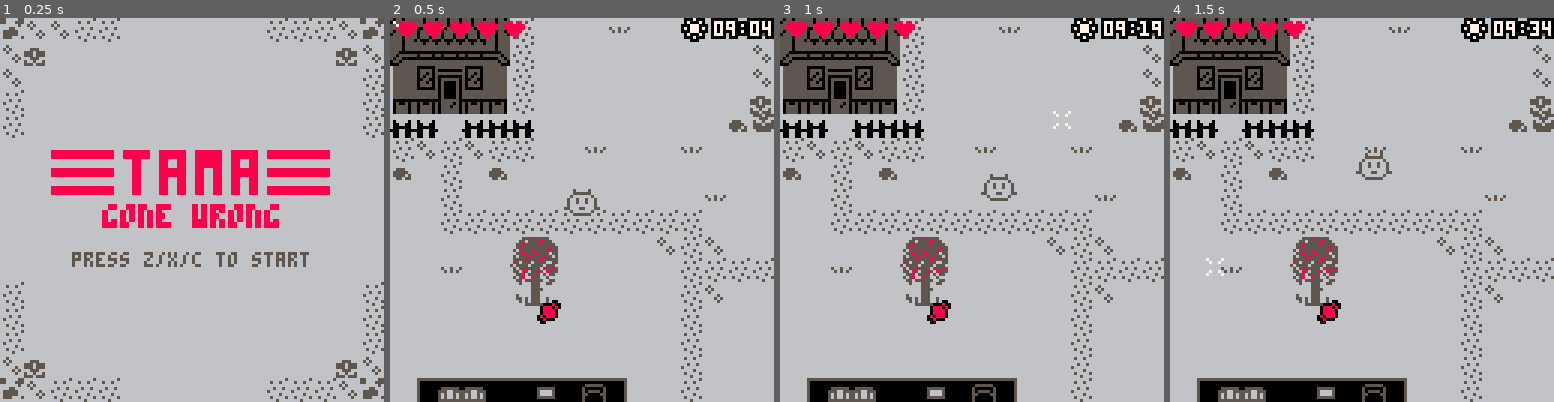
Above: before the commit, frames 1-4 (left to right).
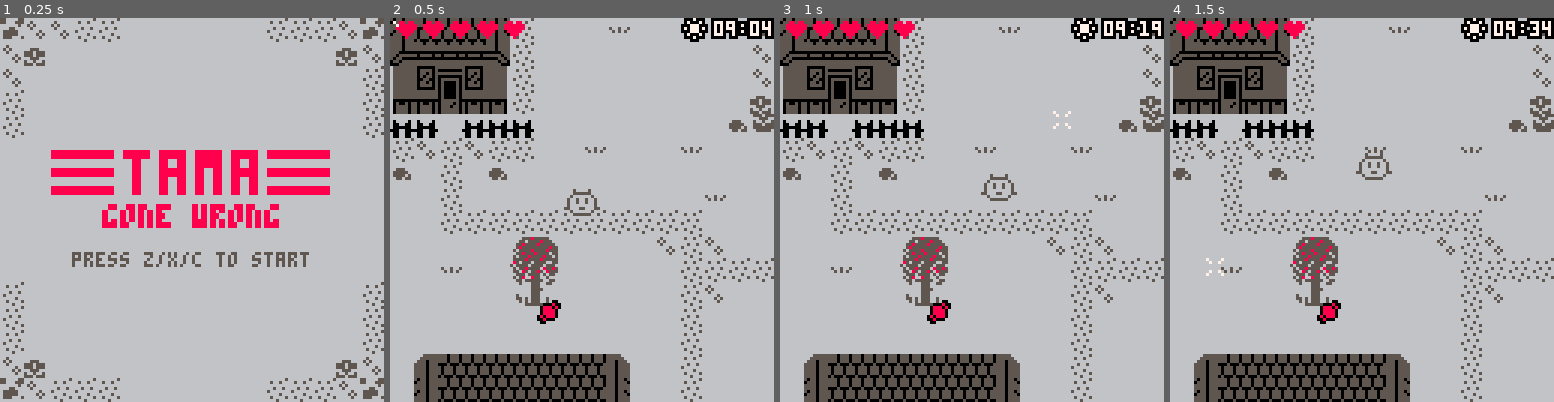
Above: after the commit, the same moments.

Repository: Lyatus/ld43
Game: PICO-8 cartridge ld43.p8
The game is run twice, just before and just after one commit, with the same random seed, the same clock (stepped at 60 frames per second) and the same inputs.
Inputs (mouse positions are in pixels of both pictures, inside the frame that each line leads up to):
- Up to frame 1 (0.25 s): no input
- Up to frame 2 (0.5 s): tap X (X key) at 0.33 s
- Up to frame 3 (1 s): click (1060, 121) at 0.67 s; tap O (Z key) at 0.7 s
- Up to frame 4 (1.5 s): tap X (X key) at 1.07 s; click (1216, 267) at 1.22 s

Frame 1 is identical in both runs. In frame 2, 5.6% of the frame differs, in the area x 6-63%, y 87-100%; in frame 3, 5.6%; in frame 4, 5.6%.

Commit message:
Fixed updated roof

Diff:
--- a/ld43.p8
+++ b/ld43.p8
@@ -499,7 +499,7 @@
 		w=8,h=6,
 	},
 	{
-		x=5,y=20,
+		x=5,y=18,
 		mx=45,my=2,
 		w=9,h=7,
 	},
